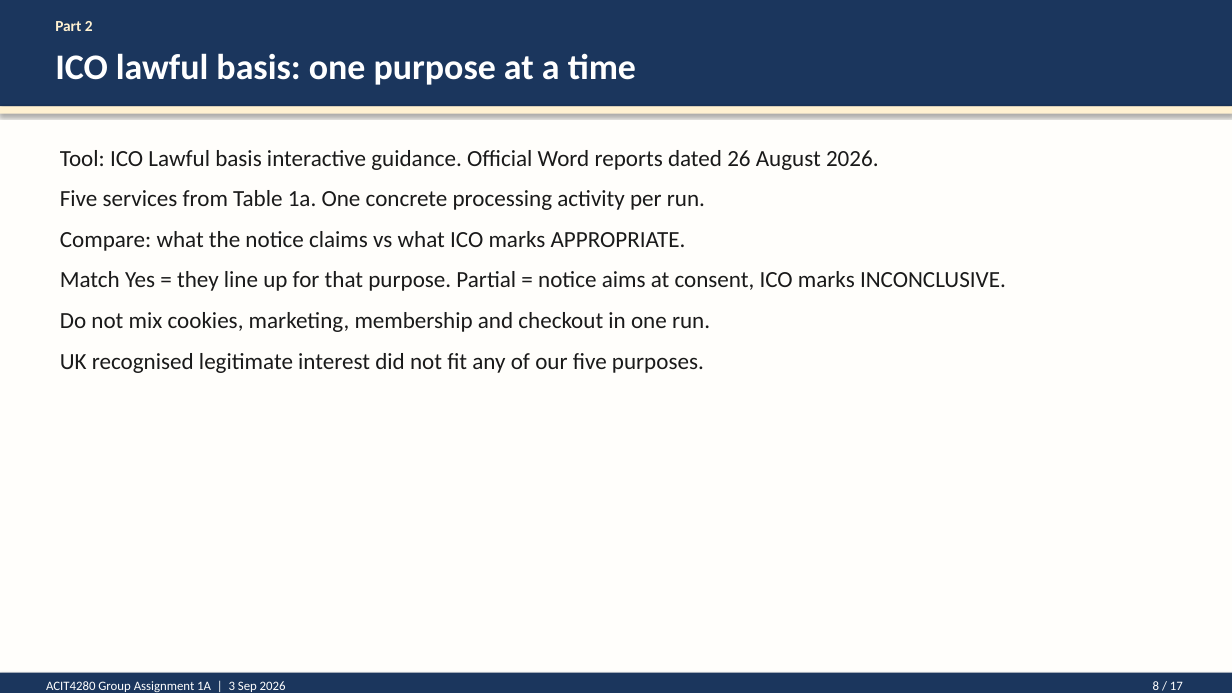
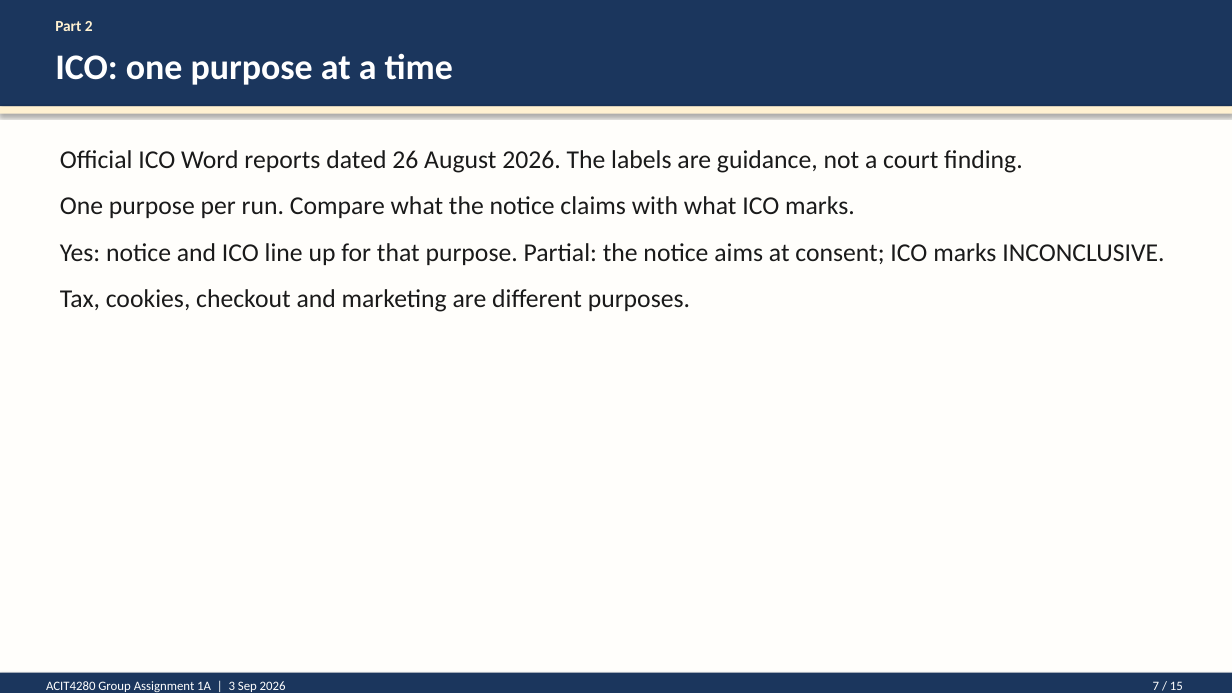
Before and after one commit to kasa031/Bacheloroppgave, a slide deck: slide 7 of ACIT4280_1A_presentation.pptx (slide 8 before the commit). Drawn at 1232x693 pixels with LibreOffice and Linux fonts; fonts in the diff are those of the drawing. Boxes give left, top, right and bottom in pixels: in the first picture for what was removed or moved away, otherwise in the second. Text is boxed around its words. In the diff, an @@ line names an element or a change of style, - is before the commit and + after.

```diff
--- a/ACIT4280_1A_presentation.pptx
+++ b/ACIT4280_1A_presentation.pptx
@@ text at bbox=[55, 53, 453, 85]: text changed @@
-ICO lawful basis: one purpose at a time
+ICO: one purpose at a time
@@ text at bbox=[60, 150, 1164, 312]: text changed; size 18 to 20 pt @@
-Tool: ICO Lawful basis interactive guidance. Official Word reports dated 26 August 2026.
-Five services from Table 1a. One concrete processing activity per run.
-Compare: what the notice claims vs what ICO marks APPROPRIATE.
-Match Yes = they line up for that purpose. Partial = notice aims at consent, ICO marks INCONCLUSIVE.
-Do not mix cookies, marketing, membership and checkout in one run.
-UK recognised legitimate interest did not fit any of our five purposes.
+Official ICO Word reports dated 26 August 2026. The labels are guidance, not a court finding.
+One purpose per run. Compare what the notice claims with what ICO marks.
+Yes: notice and ICO line up for that purpose. Partial: the notice aims at consent; ICO marks INCONCLUSIVE.
+Tax, cookies, checkout and marketing are different purposes.
@@ text at bbox=[1153, 681, 1183, 690]: text changed @@
-8 / 17
+7 / 15
```
Also in this commit, not shown: 13 other slides changed, 2 slides removed, 4 other files.
